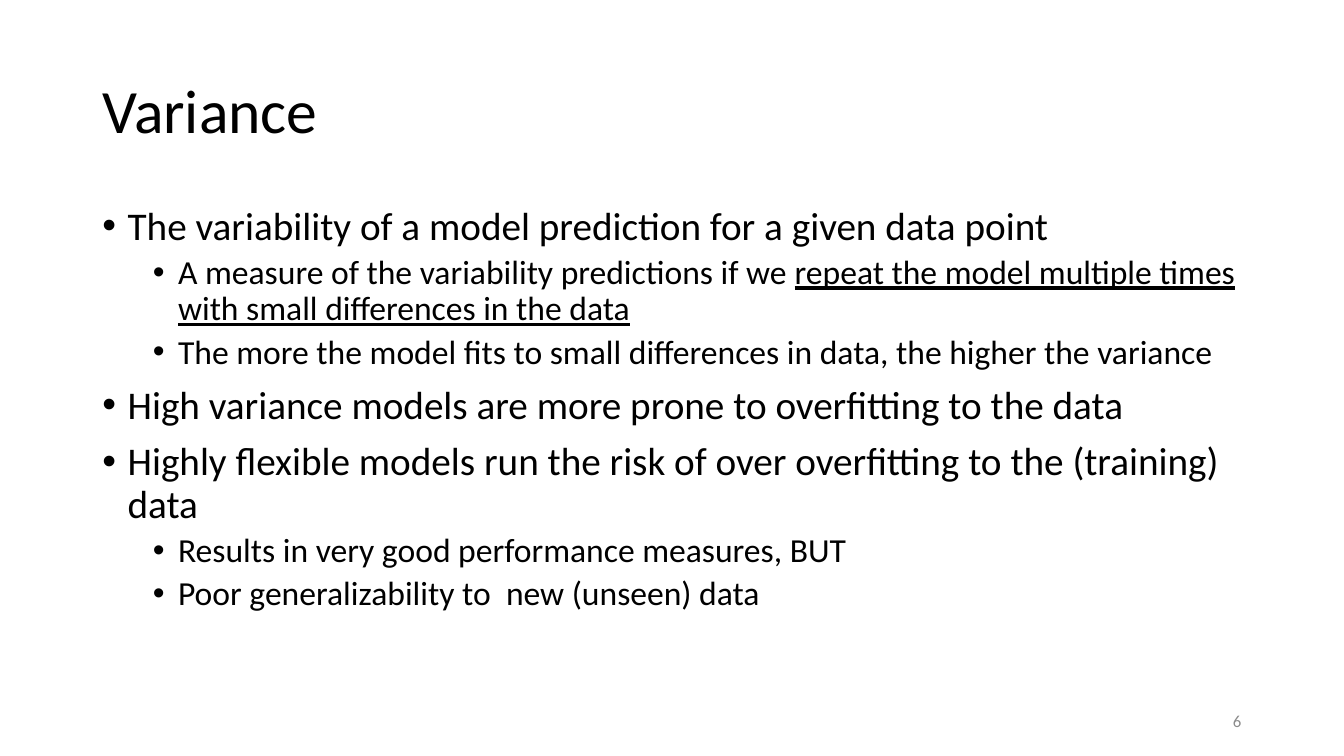
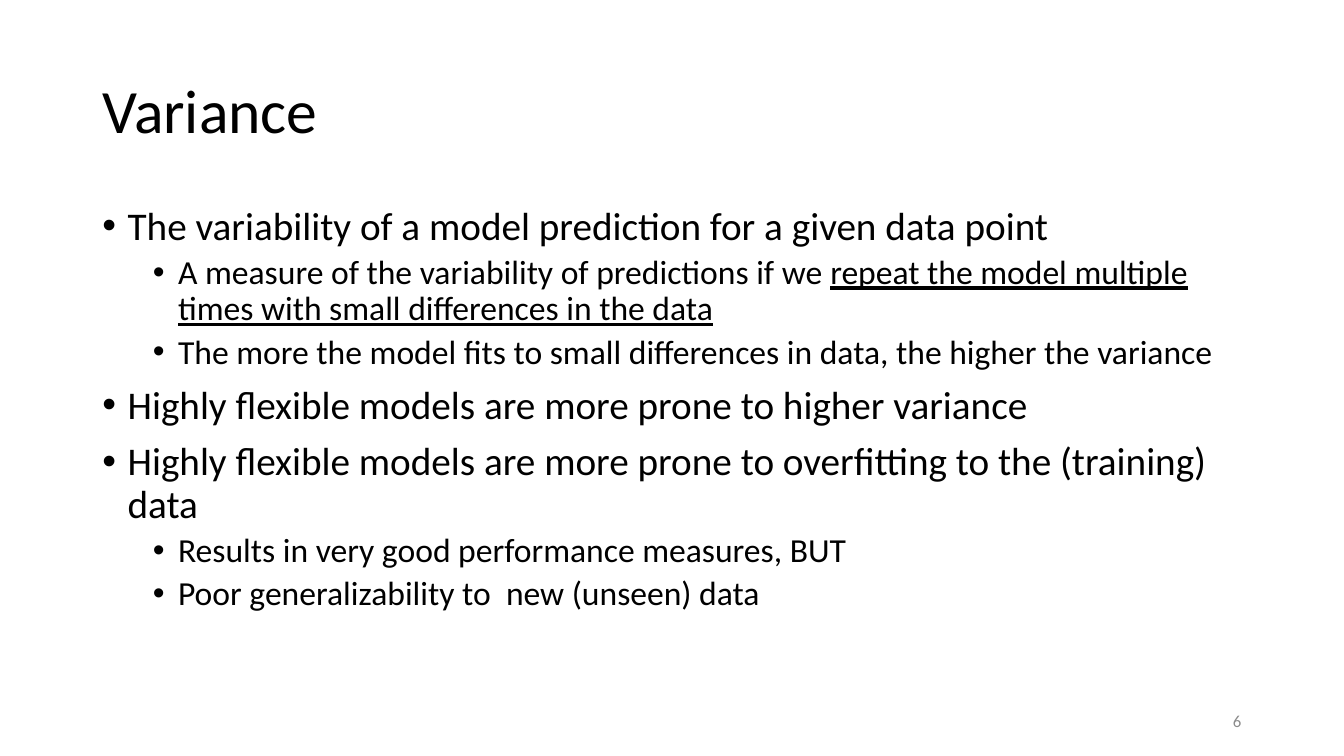
Before and after one commit to karlenaochoa/c4-ml-2020, a slide deck: slide 6 of slides/w2p1-bias-variance-resampling/w2p1.pptx. Drawn at 1344x756 pixels with LibreOffice and Linux fonts; fonts in the diff are those of the drawing. Boxes give left, top, right and bottom in pixels: in the first picture for what was removed or moved away, otherwise in the second. Text is boxed around its words. In the diff, an @@ line names an element or a change of style, - is before the commit and + after.

```diff
--- a/slides/w2p1-bias-variance-resampling/w2p1.pptx
+++ b/slides/w2p1-bias-variance-resampling/w2p1.pptx
@@ text at (x1=178, y1=260, x2=1188, y2=326): text changed @@
-  • A measure of the variability predictions if we repeat the model multiple times with small differences in the data
+  • A measure of the variability of predictions if we repeat the model multiple times with small differences in the data
@@ text at (x1=128, y1=391, x2=1206, y2=519): text changed @@
-• High variance models are more prone to overfitting to the data
-• Highly flexible models run the risk of over overfitting to the (training) data
+• Highly flexible models are more prone to higher variance
+• Highly flexible models are more prone to overfitting to the (training) data
```
Also in this commit, not shown: 26 other slides changed, 1 slide added, 3 slides removed.
